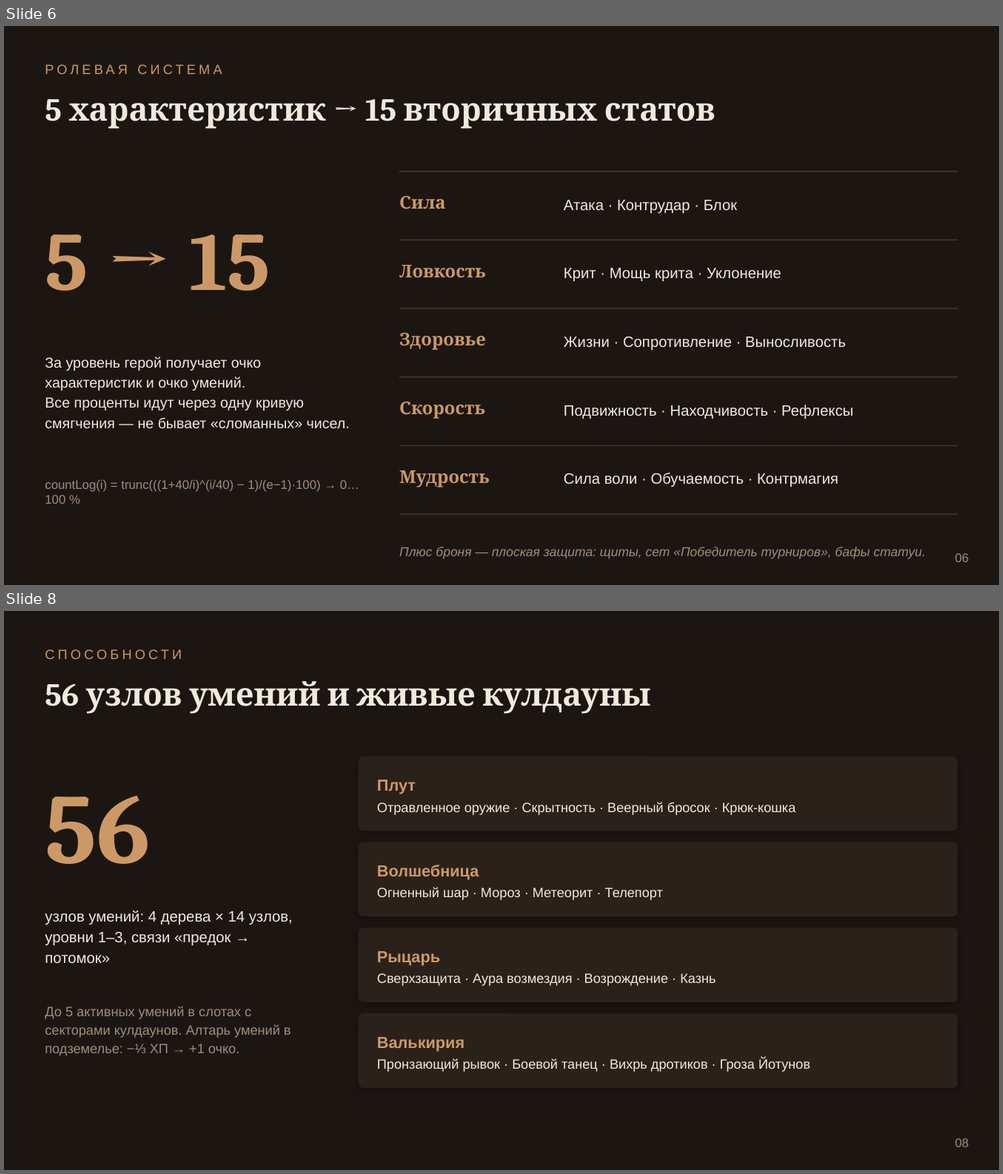
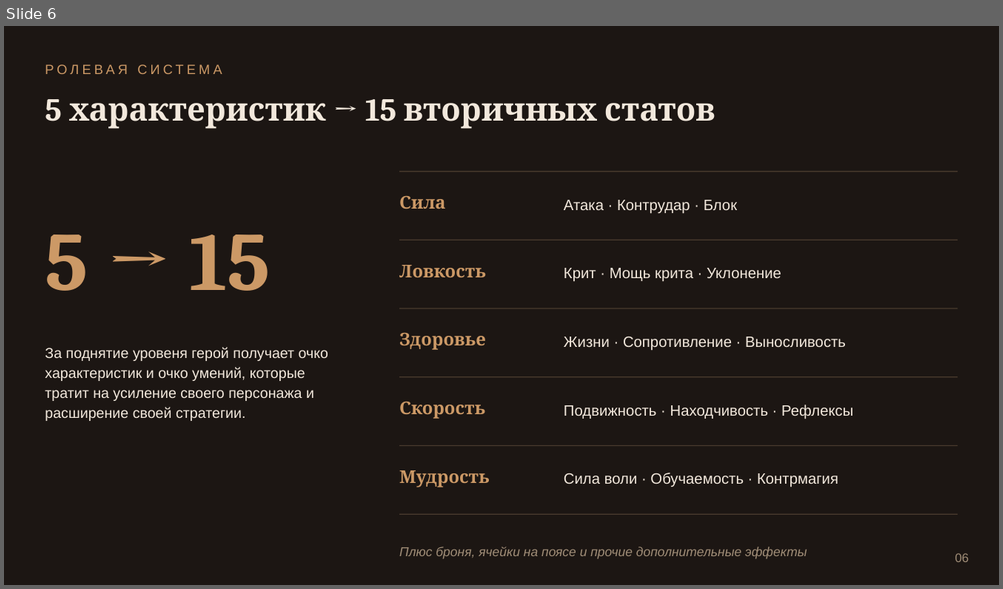
Before and after one commit to elcarer/immersion, a slide deck: PRESENTATION.pptx. Shown one above the other, each under a label of ours: slides 6 and 8 before the commit, slide 6 after it; the slides between them are not shown. The pictures are 1003x1174 and 1003x589 pixels, drawn with LibreOffice and Linux fonts; fonts in the diff are those of the drawing. Boxes give left, top, right and bottom in pixels: in the first picture for what was removed or moved away, otherwise in the second. Text is boxed around its words. In the diff, an @@ line names an element or a change of style, - is before the commit and + after.

```diff
--- a/PRESENTATION.pptx
+++ b/PRESENTATION.pptx
@@ slide 8 removed at (4, 611, 999, 1170), background #1C1613 @@
@@ text removed at (45, 649, 182, 659) @@
-СПОСОБНОСТИ
@@ text removed at (45, 681, 650, 714) @@
-56 узлов умений и живые кулдауны
@@ rounded rectangle removed at (358, 757, 958, 831) @@
@@ text removed at (377, 780, 796, 815) @@
-Плут
-Отравленное оружие · Скрытность · Веерный бросок · Крюк-кошка
@@ text removed at (45, 796, 150, 864) @@
-56
@@ rounded rectangle removed at (358, 843, 958, 917) @@
@@ text removed at (377, 865, 663, 900) @@
-Волшебница
-Огненный шар · Мороз · Метеорит · Телепорт
@@ text removed at (45, 911, 293, 963) @@
-узлов умений: 4 дерева × 14 узлов, уровни 1–3, связи «предок → потомок»
@@ rounded rectangle removed at (358, 928, 958, 1002) @@
@@ text removed at (377, 951, 715, 986) @@
-Рыцарь
-Сверхзащита · Аура возмездия · Возрождение · Казнь
@@ text removed at (45, 1006, 291, 1056) @@
-До 5 активных умений в слотах с секторами кулдаунов. Алтарь умений в подземелье: −⅓ ХП → +1 очко.
@@ rounded rectangle removed at (358, 1014, 958, 1088) @@
@@ text removed at (377, 1037, 810, 1072) @@
-Валькирия
-Пронзающий рывок · Боевой танец · Вихрь дротиков · Гроза Йотунов
@@ text removed at (955, 1139, 969, 1147) @@
-08
@@ slide 6 changed as well @@
@@ text at (45, 347, 328, 421): text changed @@
-За уровень герой получает очко характеристик и очко умений.
-Все проценты идут через одну кривую смягчения — не бывает «сломанных» чисел.
+За поднятие уровеня герой получает очко характеристик и очко умений, которые тратит на усиление своего персонажа и расширение своей стратегии.
@@ text removed at (45, 480, 359, 504) @@
-countLog(i) = trunc(((1+40/i)^(i/40) − 1)/(e−1)·100) → 0…100 %
@@ text at (399, 547, 807, 560): text changed @@
-Плюс броня — плоская защита: щиты, сет «Победитель турниров», бафы статуи.
+Плюс броня, ячейки на поясе и прочие дополнительные эффекты
```
Also in this commit, not shown: 9 other slides changed, 4 other slides removed, 40 other files.
